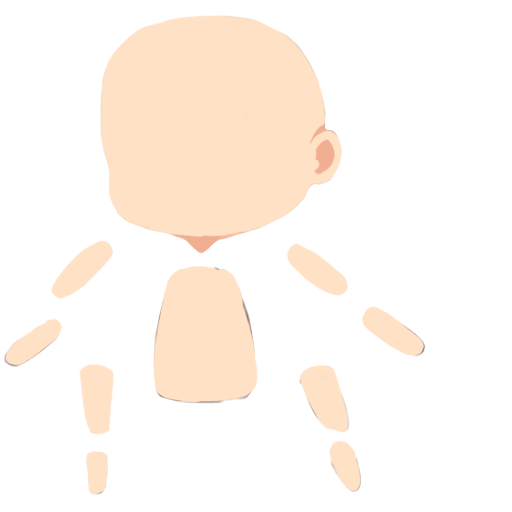
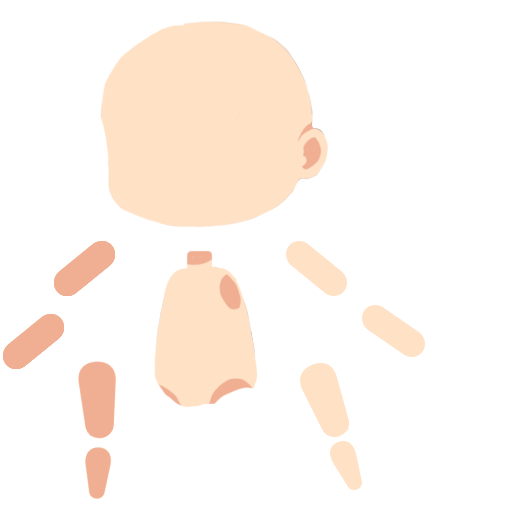
Two versions of the same layered image (512×512). Layer-by-layer changes:
painted on "01head" over [100, 15, 342, 254]
painted on "Right_hand_02" over [362, 305, 425, 357]
painted on "Right_hand_01" over [284, 241, 348, 296]
painted on "Body" over [153, 250, 258, 408]
painted on "Left_hand_02" over [3, 314, 64, 369]
painted on "Left_hand_01" over [51, 238, 227, 311]
painted on "Right_leg_02" over [329, 440, 362, 492]
painted on "Right_leg_01" over [299, 363, 356, 454]
painted on "Left_leg_02" over [84, 446, 112, 500]
painted on "Left_leg_01" over [78, 361, 117, 439]
